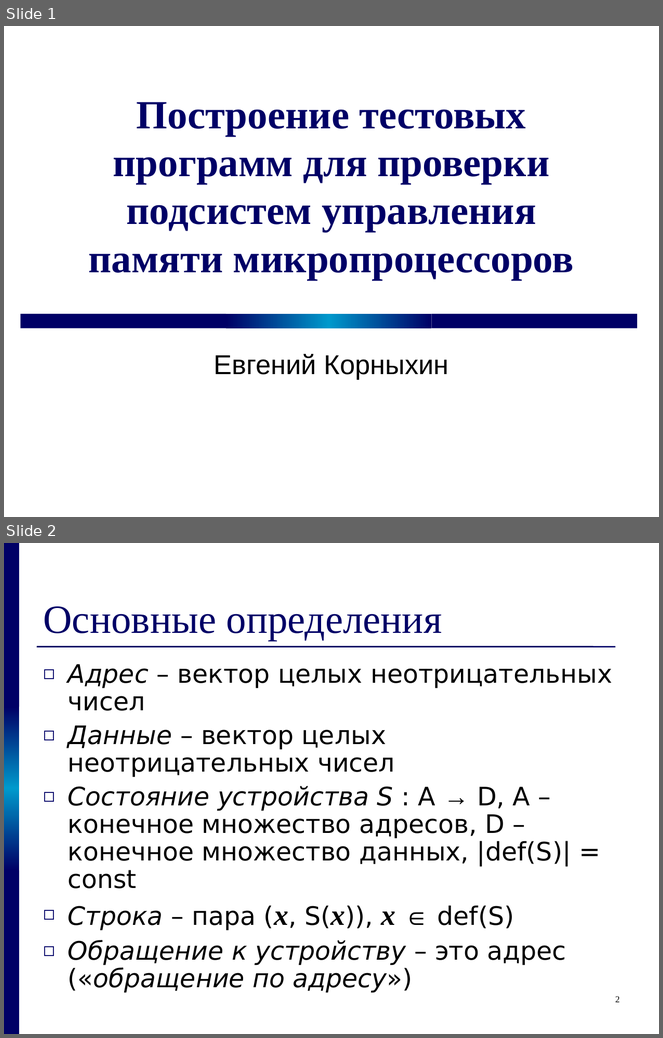
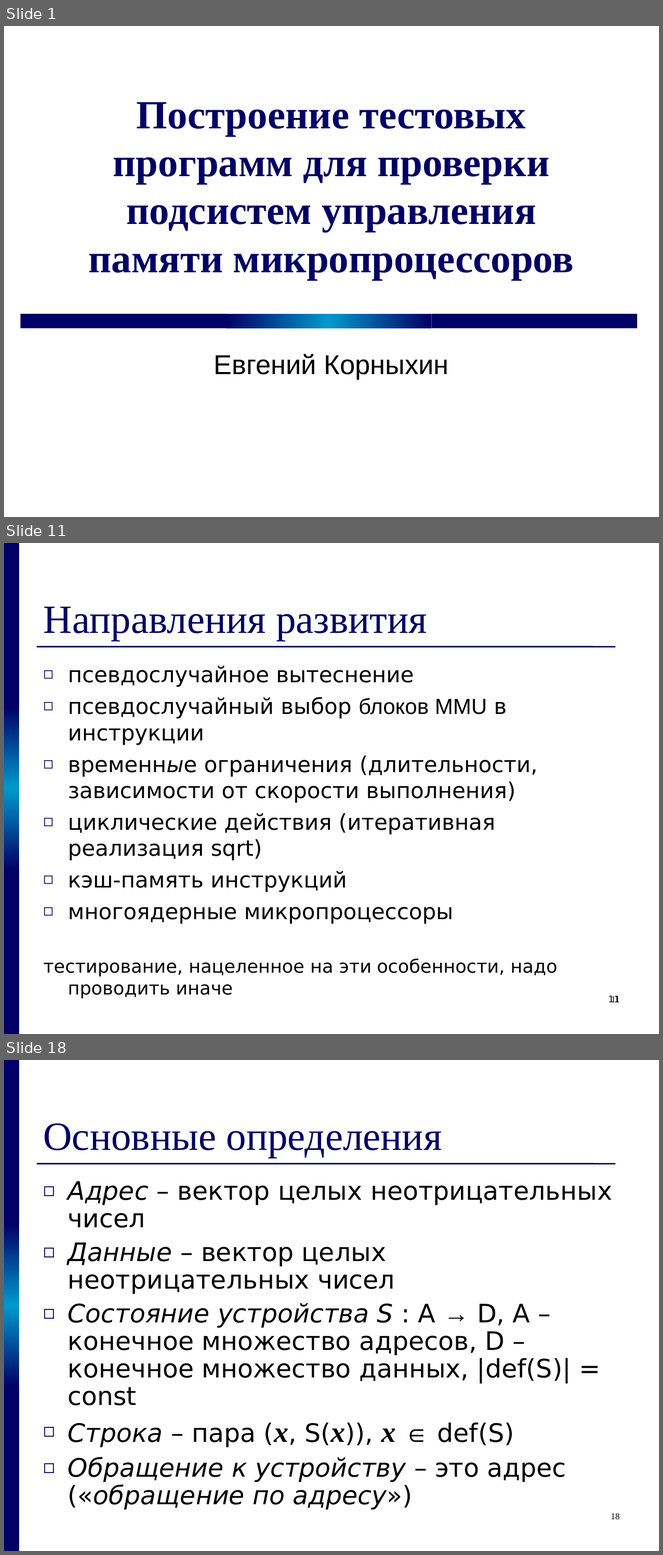
Before and after one commit to kornevgen/tesla-project, a slide deck: papers/THESIS/talks/z2611.ppt. Shown one above the other, each under a label of ours: slides 1 and 2 before the commit, slides 1, 11 and 18 after it; the slides between them are not shown. The pictures are 663x1038 and 663x1555 pixels, drawn with LibreOffice and Linux fonts; fonts in the diff are those of the drawing. Boxes give left, top, right and bottom in pixels: in the first picture for what was removed or moved away, otherwise in the second. Text is boxed around its words. In the diff, an @@ line names an element or a change of style, - is before the commit and + after.

```diff
--- a/papers/THESIS/talks/z2611.ppt
+++ b/papers/THESIS/talks/z2611.ppt
@@ slide 11 added at [4, 543, 659, 1034], background #FFFFFF; not listed: 4 template elements that a slide beside it also shows @@
@@ title added at [44, 606, 427, 641], 44 pt, text #000066 @@
+Направления развития
@@ text added at [44, 666, 557, 999], 24 pt, text #000000 @@
+◻ псевдослучайное вытеснение
+◻ псевдослучайный выбор блоков MMU в инструкции
+◻ временные ограничения (длительности, зависимости от скорости выполнения)
+◻ циклические действия (итеративная реализация sqrt)
+◻ кэш-память инструкций
+◻ многоядерные микропроцессоры
+тестирование, нацеленное на эти особенности, надо проводить иначе
@@ page number added at [608, 996, 620, 1003], 10 pt, text #000000 @@
+11
@@ page number added at [611, 996, 620, 1003], 10 pt, text #000000 @@
+11
@@ what was slide 2 is now slide 18 @@
@@ page number at [611, 1513, 620, 1520]: text changed @@
-2
+18
```
Also in this commit, not shown: 1 slide changed, 16 other slides added, 3 slides removed.
